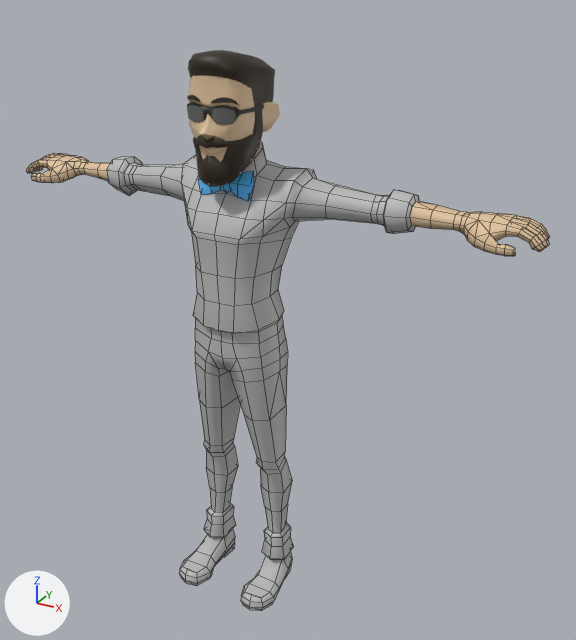
The FBX model LD46/Assets/Models/Guest.fbx: old version first, new version second.
Rendered twice from a camera (50 mm lens) standing at (1.324, -2.059, 2.113) and looking at (0.138, 0.098, 1.035). The axes (+X, +Y, +Z) are drawn at lower left. The lights are the same throughout. Mesh edges are drawn as thin lines on the coarser meshes. Where no turn or scale is listed for an object, it has been applied to the vertices.

In view in the first picture: 'dancer_m_beard_mesh', 'dancer_m_body_mesh', 'dancer_m_googles_mesh', 'dancer_m_head_mesh'.
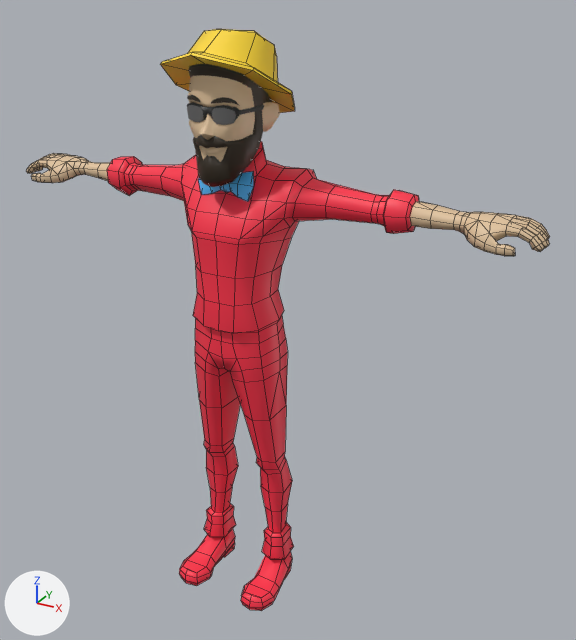
Boxes [x1, y1, x2, y2] around the edits, measured in the pictures (576 x 640 px):
'dancer_m_body_mesh', recoloured (grey to red): [104, 142, 421, 611] in both
'dancer_m_fedora_mesh', added (yellow): after [160, 29, 295, 113]

What changed in the scene script:
```text
Change mat_guest_mat:
    mat_guest_mat.base_color: (0.5, 0.5, 0.5) -> (1.0, 0.032, 0.0692)  # grey #bcbcbc -> red #ff324a
Add mat_guest_fedora:
    mat_guest_fedora = principled_material('guest_fedora')
    mat_guest_fedora.base_color = (1.0, 0.702, 0.032)  # yellow #ffda32
Add me_mesh_005:
    me_mesh_005.from_pydata(...)  # 42 vertices, 48 faces; spans x -0.202..0.202, y -0.198..0.186, z 1.688..1.959
    me_mesh_005.materials.append(mat_guest_fedora)  # yellow #ffda32
Add ob_dancer_m_fedora_mesh:
    ob_dancer_m_fedora_mesh = bpy.data.objects.new('dancer_m_fedora_mesh', me_mesh_005)
    ob_dancer_m_fedora_mesh.location = (0.0, 0.0, 0.0)
```
